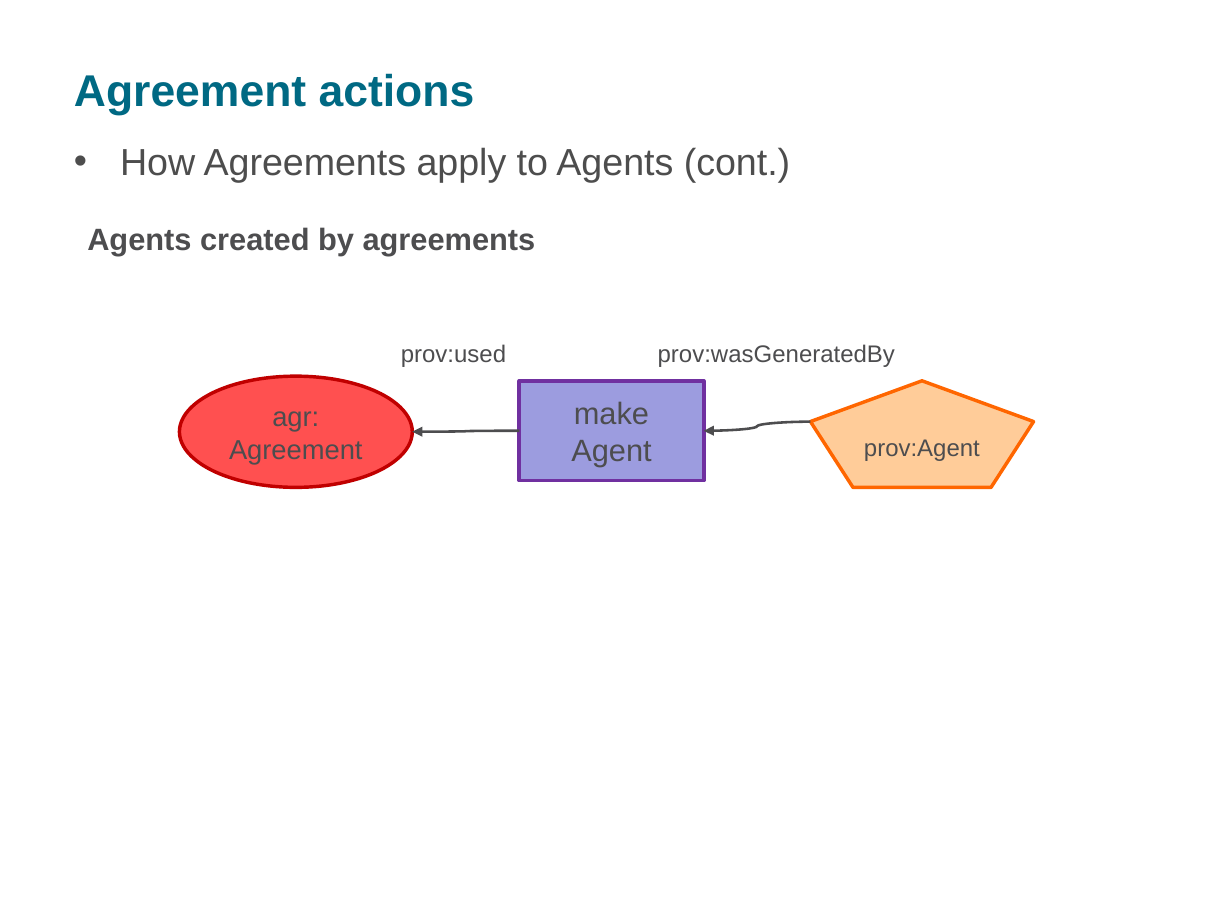
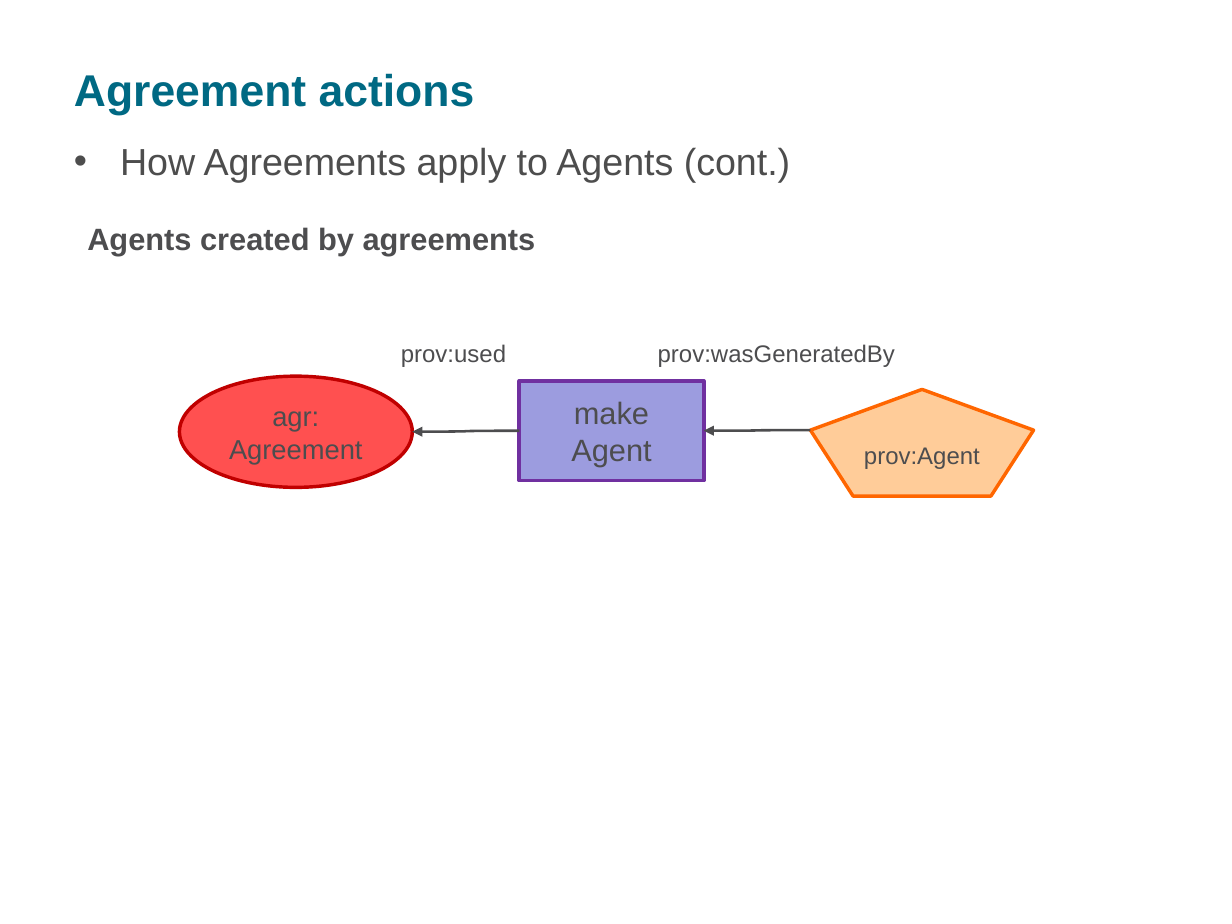
Before and after one commit to nicholascar/agr-ont, a slide deck: slide 15 of references/Car-Box-Agreeing-about-agreements.pptx. Drawn at 1232x924 pixels with LibreOffice and Linux fonts; fonts in the diff are those of the drawing; background and template pictures are left out. Boxes give left, top, right and bottom in pixels: in the first picture for what was removed or moved away, otherwise in the second. Text is boxed around its words. In the diff, an @@ line names an element or a change of style, - is before the commit and + after.

```diff
--- a/references/Car-Box-Agreeing-about-agreements.pptx
+++ b/references/Car-Box-Agreeing-about-agreements.pptx
@@ pentagon "prov:Agent": place and size @@
-pentagon "prov:Agent" at (811, 381, 1034, 488)
+pentagon "prov:Agent" at (811, 389, 1034, 496)
@@ curved arrow moved from (811, 421) - (703, 431) to (811, 430) - (703, 431) @@
```
Also in this commit, not shown: 7 other slides changed, 3 other files.
